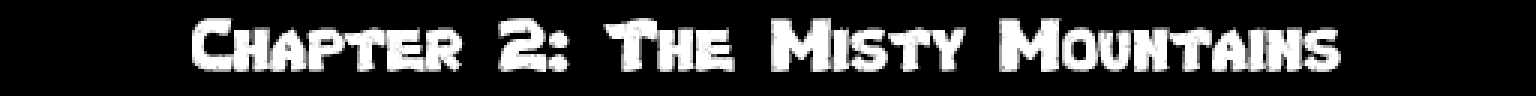
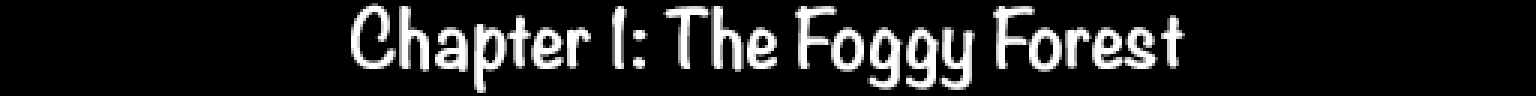
Revision of a layered w=1536, h=96 image; what changed, layer by layer:
hid "Chapter 2: The Misty Mountains" over [192, 18, 1341, 72]
added layer "Chapter 1: The Foggy Forest" (1st of 2) above "Chapter 1: The Foggy Forest" over [351, 3, 1185, 93]
